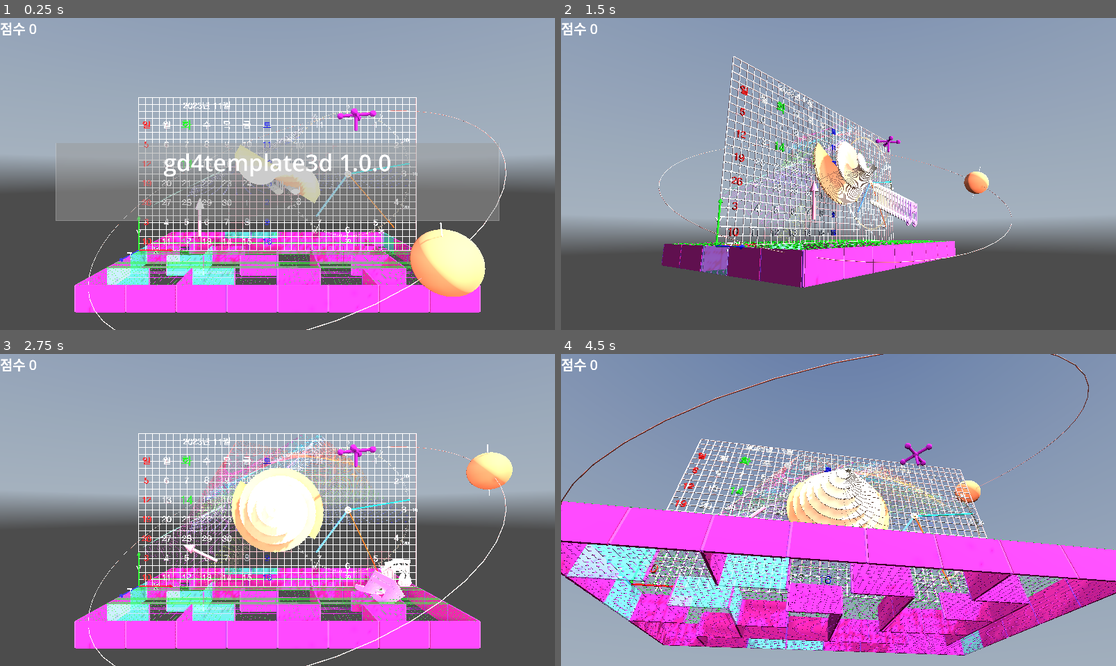
Above: before the commit, frames 1-4 (two rows, left to right).
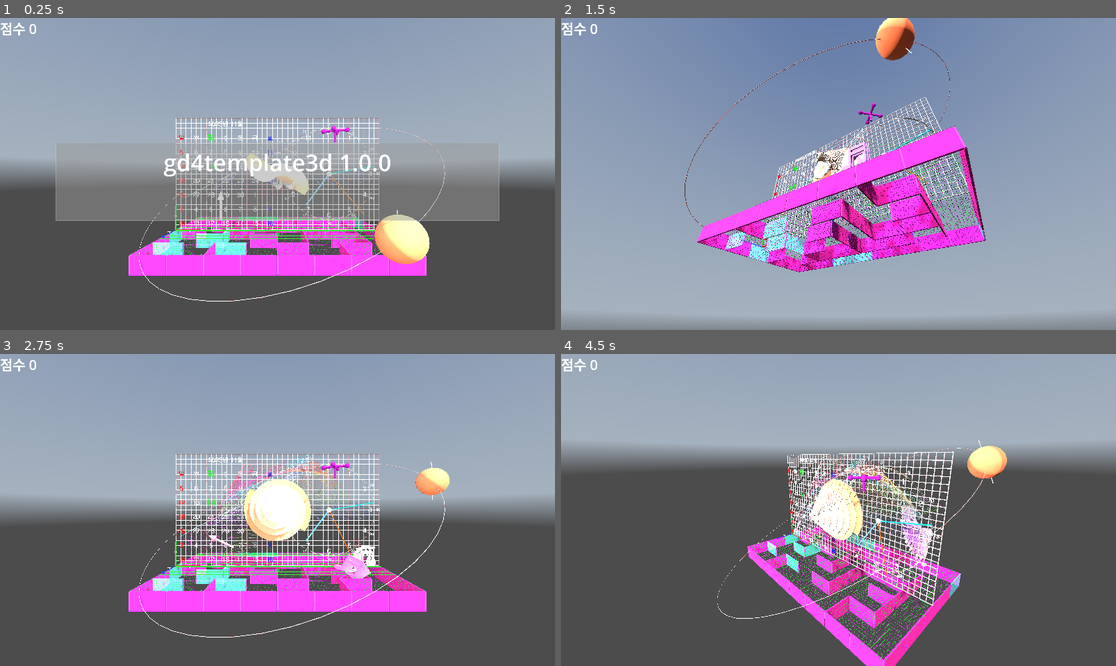
Above: after the commit, the same moments.

Repository: kasworld/gd4template3d
Game: Godot game, scene res://main.tscn
Same seed, same stepped clock (60 frames per second), same inputs: the game is played once before the commit and once after it. A sky picture missing from this copy of the repository is replaced by a grey-blue gradient.
Inputs (mouse positions are in pixels of both pictures, inside the frame that each line leads up to):
- Up to frame 1 (0.25 s): no input
- Up to frame 2 (1.5 s): tap Enter at 0.5, 0.6, 1.35 s; move the mouse to (960, 158) at 0.52 s; click (960, 158) at 0.67 s; move the mouse to (727, 189) at 1.27 s; click (727, 189) at 1.42 s
- Up to frame 3 (2.75 s): move the mouse to (333, 441) at 2.02 s; tap Enter at 2.1 s; click (333, 441) at 2.17 s
- Up to frame 4 (4.5 s): move the mouse to (810, 572) at 2.77 s; tap Enter at 2.85, 3.6, 4.35 s; click (810, 572) at 2.92 s; move the mouse to (1005, 556) at 3.52 s; click (1005, 556) at 3.67 s; move the mouse to (672, 463) at 4.27 s; click (672, 463) at 4.42 s

The runs differ from the first frame. In frame 1, 24% of the frame differs, in the area x 13-92%, y 25-100%; in frame 2, 55%; in frame 3, 27%; in frame 4, 97%, in the area x 0-100%, y 0-100%.

Commit message:
add MovingCameraLight

Diff:
--- a/global/named_color_list.gd
+++ b/global/named_color_list.gd
@@ -13,6 +13,18 @@
 		if v[0] == c:
 			return v[1]
 	return c.to_html()
+
+func filter_to_colorlist(clist = color_list) -> Array[Color]:
+	var rtn :Array[Color] = []
+	for i in clist:
+		rtn.append(i[0])
+	return rtn
+
+func filter_to_namelist(clist = color_list) -> Array[String]:
+	var rtn :Array[String] = []
+	for i in clist:
+		rtn.append(i[1])
+	return rtn
 
 func make_light_color_list(l :float= 0.5) -> Array:
 	var rtn := []
--- a/main.gd
+++ b/main.gd
@@ -188,10 +188,9 @@
 
 var camera_move = false
 func _process(_delta: float) -> void:
-	var t = Time.get_unix_time_from_system() /-3.0
 	if camera_move:
-		$Camera3D.position = Vector3(sin(t)*WorldSize.x, cos(t)*WorldSize.y, WorldSize.length()*0.6 ) + WorldSize/2
-		$Camera3D.look_at(WorldSize/2)
+		$MovingCameraLight.make_current()
+		$MovingCameraLight.move_hober_around_z(WorldSize/2, (WorldSize.x+WorldSize.y)/2, WorldSize.length()*0.6 )
 	main_animation.handle_animation()
 
 var key2fn = {
@@ -215,6 +214,8 @@
 		reset_camera_pos()
 
 func reset_camera_pos()->void:
-	$Camera3D.position = Vector3(WorldSize.x/2, WorldSize.y/2, WorldSize.x)
-	$Camera3D.look_at(WorldSize/2)
-	$Camera3D.far = WorldSize.length()*2
+	$FixedCameraLight.make_current()
+	$FixedCameraLight.set_center_pos_far(
+		WorldSize/2,
+		Vector3(WorldSize.x/2, WorldSize.y/2, WorldSize.x),
+		WorldSize.length()*2)
--- a/main.tscn
+++ b/main.tscn
@@ -7,6 +7,7 @@
 [ext_resource type="PackedScene" uid="uid://c6cct2gj2a3im" path="res://timed_message/timed_message.tscn" id="5_lquwl"]
 [ext_resource type="PackedScene" uid="uid://c8npqlgeyy3xa" path="res://arrow3d/arrow_3d.tscn" id="6_7mycd"]
 [ext_resource type="PackedScene" uid="uid://d4kkhfcvaexg1" path="res://valve_handle/valve_handle.tscn" id="7_272bh"]
+[ext_resource type="PackedScene" uid="uid://ces3a6yv0c5fi" path="res://moving_carmera_light/moving_camera_light.tscn" id="8_5vw27"]
 
 [sub_resource type="Theme" id="Theme_h2yge"]
 default_font_size = 48
@@ -29,6 +30,7 @@
 
 [node name="Camera3D" type="Camera3D" parent="."]
 transform = Transform3D(1, 0, 0, 0, 1, 0, 0, 0, 1, 0, 10, 0)
+visible = false
 keep_aspect = 0
 fov = 90.0
 
@@ -87,3 +89,7 @@
 [node name="Arrow3D" parent="." instance=ExtResource("6_7mycd")]
 
 [node name="ValveHandle" parent="." instance=ExtResource("7_272bh")]
+
+[node name="MovingCameraLight" parent="." instance=ExtResource("8_5vw27")]
+
+[node name="FixedCameraLight" parent="." instance=ExtResource("8_5vw27")]
--- /dev/null
+++ b/moving_carmera_light/moving_camera_light.gd
@@ -0,0 +1,58 @@
+extends Node3D
+
+class_name MovingCameraLight
+
+static var SelfList :Array[MovingCameraLight]
+static var CurrentNumber :int
+static func NextCamera() -> void:
+	CurrentNumber +=1
+	CurrentNumber %= SelfList.size()
+	SelfList[CurrentNumber].make_current()
+static func GetCurrentCamera() -> MovingCameraLight:
+	return SelfList[CurrentNumber]
+static func SetCurrentCamera(i :int) -> void:
+	CurrentNumber = i
+	CurrentNumber %= SelfList.size()
+	SelfList[CurrentNumber].make_current()
+
+var number :int
+var fov = ClampedFloat.new(75,1,179)
+
+func init(n :int) -> void:
+	number = n
+	SelfList.append(self)
+	fov_reset()
+
+func copy_position_rotation(n :Node3D) -> void:
+	position = n.position
+	rotation = n.rotation
+
+func _to_string() -> String:
+	return "MovingCameraLight%d[FOV:%s, rotation:%s]" % [number, fov, rotation_degrees ]
+
+func fov_inc() -> void:
+	$Camera3D.fov = fov.set_up()
+
+func fov_dec() -> void:
+	$Camera3D.fov = fov.set_down()
+
+func fov_reset() -> void:
+	$Camera3D.fov = fov.reset()
+
+func move_around_y(center :Vector3, radius :float, height :float, spd :float = 2.3) -> void:
+	var t := -Time.get_unix_time_from_system() /spd
+	position = Vector3( sin(t)*radius, sin(t*1.3)*height, cos(t)*radius ) + center
+	look_at(center)
+
+func move_hober_around_z(center :Vector3, radius :float, height :float, spd :float = 2.3) -> void:
+	var t := -Time.get_unix_time_from_system() /spd
+	position = Vector3(sin(t)*radius, cos(t)*radius, height ) + center
+	look_at(center)
+
+func set_center_pos_far(center :Vector3, pos :Vector3, far :float) -> void:
+	position = pos
+	look_at(center)
+	$Camera3D.far = far
+
+func make_current() -> void:
+	$Camera3D.current = true
--- /dev/null
+++ b/moving_carmera_light/moving_camera_light.tscn
@@ -0,0 +1,16 @@
+[gd_scene load_steps=2 format=3 uid="uid://ces3a6yv0c5fi"]
+
+[ext_resource type="Script" uid="uid://dm8v1xr2aeoyr" path="res://moving_carmera_light/moving_camera_light.gd" id="1_hbcsi"]
+
+[node name="MovingCameraLight" type="Node3D"]
+script = ExtResource("1_hbcsi")
+
+[node name="Camera3D" type="Camera3D" parent="."]
+current = true
+
+[node name="SpotLight3D" type="SpotLight3D" parent="."]
+light_energy = 5.0
+shadow_enabled = true
+spot_range = 200.0
+spot_attenuation = 2.0
+spot_angle = 90.0
Not shown: 1 places in main.tscn that only renumber resources
Not shown, added: moving_carmera_light/moving_camera_light.gd.uid
